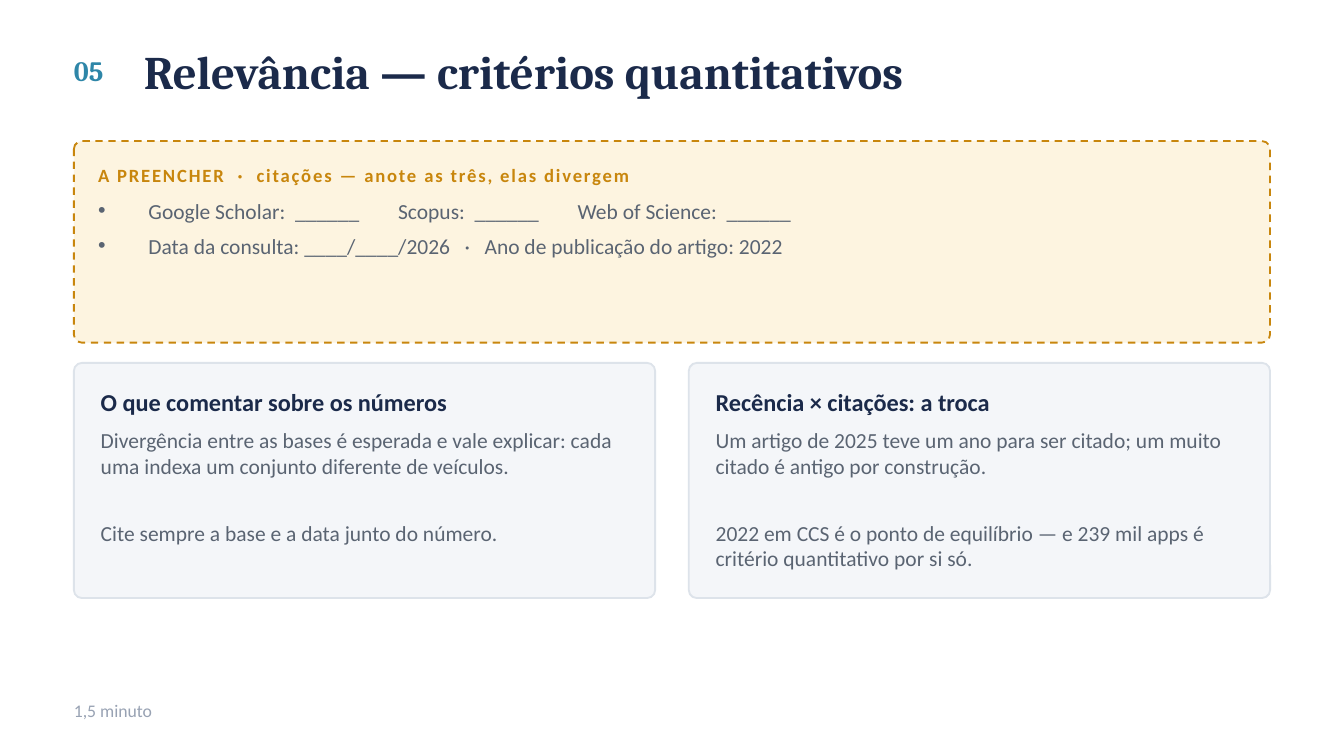
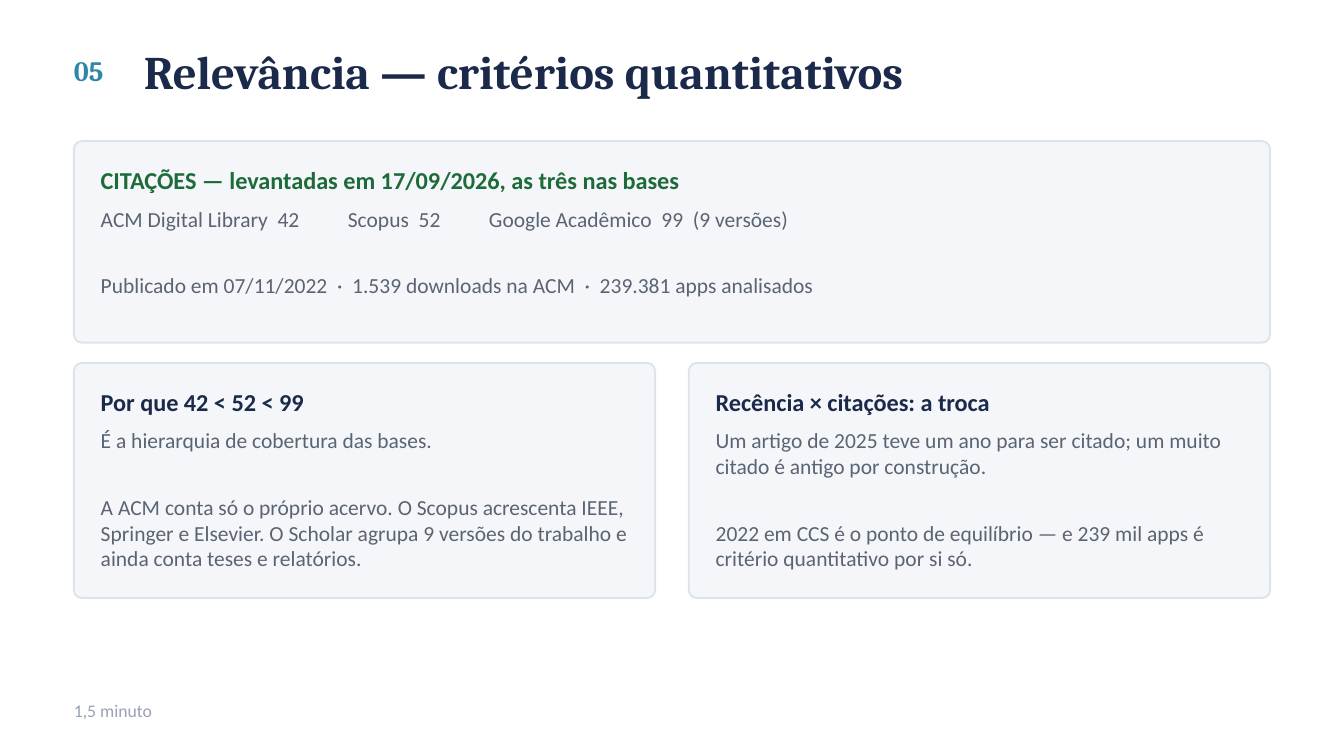
Before and after one commit to ClaudioAMF1/TCC, a slide deck: slide 6 of seminario/seminario-analise-de-artigo.pptx. Drawn at 1344x756 pixels with LibreOffice and Linux fonts; fonts in the diff are those of the drawing. Boxes give left, top, right and bottom in pixels: in the first picture for what was removed or moved away, otherwise in the second. Text is boxed around its words. In the diff, an @@ line names an element or a change of style, - is before the commit and + after.

```diff
--- a/seminario/seminario-analise-de-artigo.pptx
+++ b/seminario/seminario-analise-de-artigo.pptx
@@ rounded rectangle at box(74, 141, 1270, 343): fill #FDF4E0 to #F4F6F9; outline #C8860D 1 pt dashed to #DDE3EA 1 pt @@
@@ text at box(101, 170, 679, 193): text changed; size 10 to 13 pt; text colour #C8860D to #1E6B3A @@
-A PREENCHER · citações — anote as três, elas divergem
+CITAÇÕES — levantadas em 17/09/2026, as três nas bases
@@ text at box(101, 211, 812, 297): text changed @@
-• Google Scholar: ______ Scopus: ______ Web of Science: ______
-• Data da consulta: ____/____/2026 · Ano de publicação do artigo: 2022
+ACM Digital Library 42 Scopus 52 Google Acadêmico 99 (9 versões)
+Publicado em 07/11/2022 · 1.539 downloads na ACM · 239.381 apps analisados
@@ text at box(101, 395, 304, 415): text changed @@
-O que comentar sobre os números
+Por que 42 < 52 < 99
@@ text at box(101, 430, 627, 566): text changed @@
-Divergência entre as bases é esperada e vale explicar: cada uma indexa um conjunto diferente de veículos.
-Cite sempre a base e a data junto do número.
+É a hierarquia de cobertura das bases.
+A ACM conta só o próprio acervo. O Scopus acrescenta IEEE, Springer e Elsevier. O Scholar agrupa 9 versões do trabalho e ainda conta teses e relatórios.
```
Also in this commit, not shown: 8 other slides changed, 3 other files.
